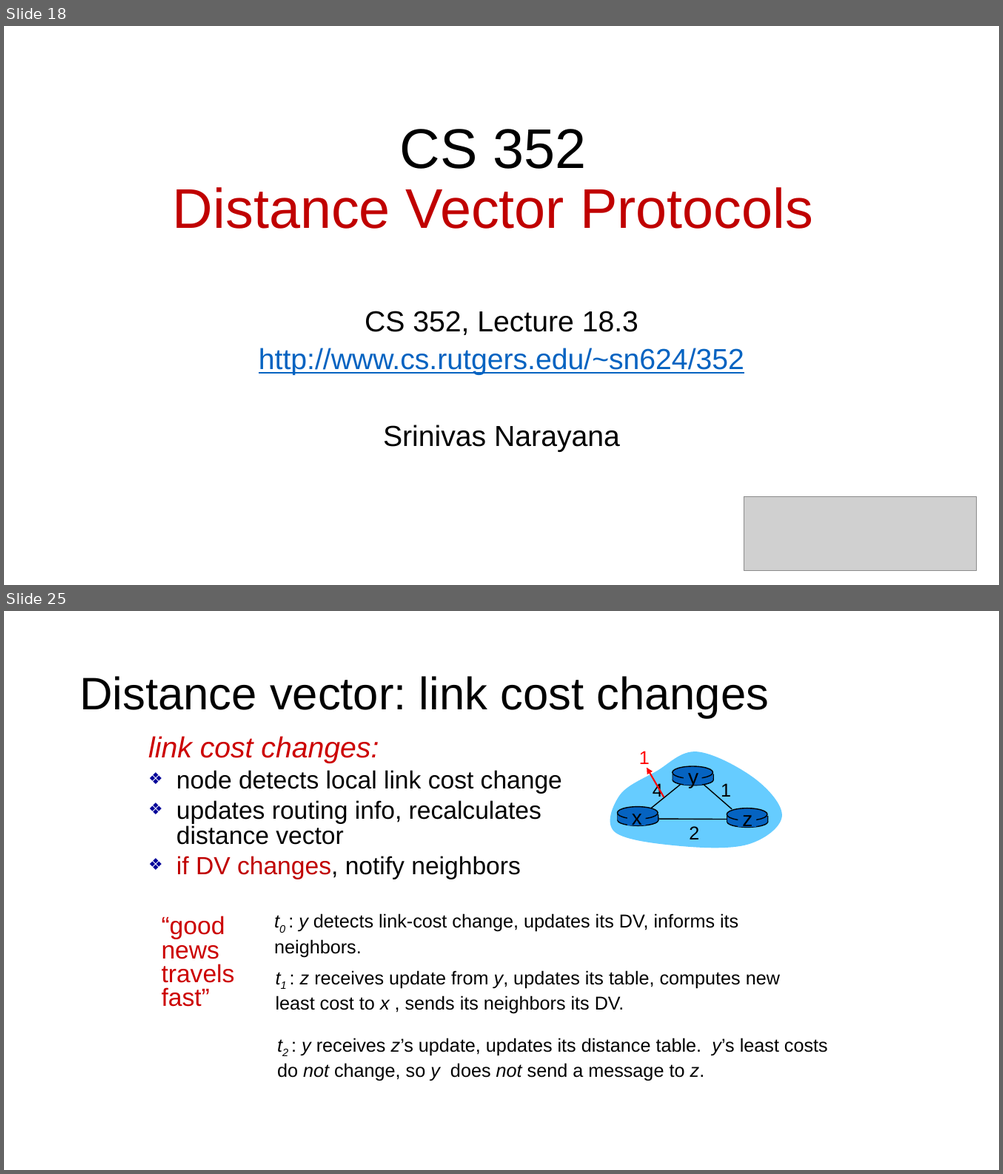
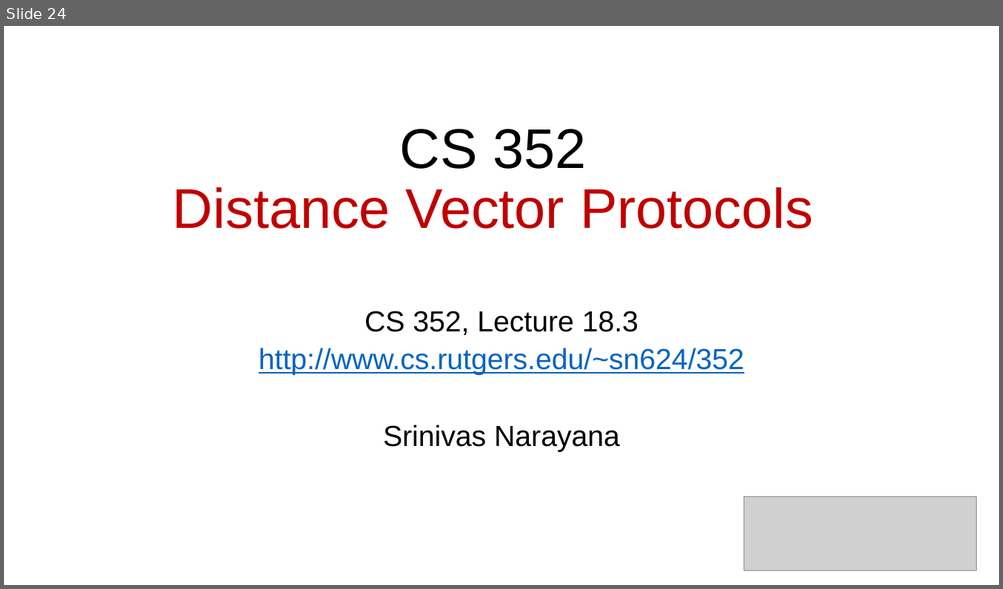
Before and after one commit to ngsrinivas/coursegen, a slide deck: ex/352-S21/staging/352-S21/lectures/network-intradomain-routing.pptx. Shown one above the other, each under a label of ours: slides 18 and 25 before the commit, slide 24 after it; the slides between them are not shown. The pictures are 1003x1174 and 1003x589 pixels, drawn with LibreOffice and Linux fonts; fonts in the diff are those of the drawing; grey boxes stand for pictures. Boxes give left, top, right and bottom in pixels: in the first picture for what was removed or moved away, otherwise in the second. Text is boxed around its words. In the diff, an @@ line names an element or a change of style, - is before the commit and + after.

```diff
--- a/ex/352-S21/staging/352-S21/lectures/network-intradomain-routing.pptx
+++ b/ex/352-S21/staging/352-S21/lectures/network-intradomain-routing.pptx
@@ slide 25 removed at [4,611,999,1170], background #FFFFFF @@
@@ title removed at [79,676,768,718] @@
-Distance vector: link cost changes
@@ text removed at [148,736,562,880] @@
-link cost changes:
-❖ node detects local link cost change
-❖ updates routing info, recalculates
-  distance vector
-❖ if DV changes, notify neighbors
@@ group removed at [605,751,783,850]: 7 texts, 6 ellipses, 6 lines, 6 rectangles, 4 freeform shapes, 1 arrow @@
-x
-z
-1
-4
-2
-y
-1
@@ text removed at [162,916,235,1007] @@
-“good
-news
-travels
-fast”
@@ text removed at [274,914,738,957] @@
-t0 : y detects link-cost change, updates its DV, informs its neighbors.
@@ text removed at [276,971,780,1014] @@
-t1 : z receives update from y, updates its table, computes new least cost to x , sends its neighbors its DV.
@@ text removed at [277,1038,828,1082] @@
-t2 : y receives z’s update, updates its distance table. y’s least costs do not change, so y does not send a message to z.
@@ what was slide 18 is now slide 24 @@
```
Also in this commit, not shown: 10 slides changed, 19 slides added, 19 other slides removed, 2 other files.
